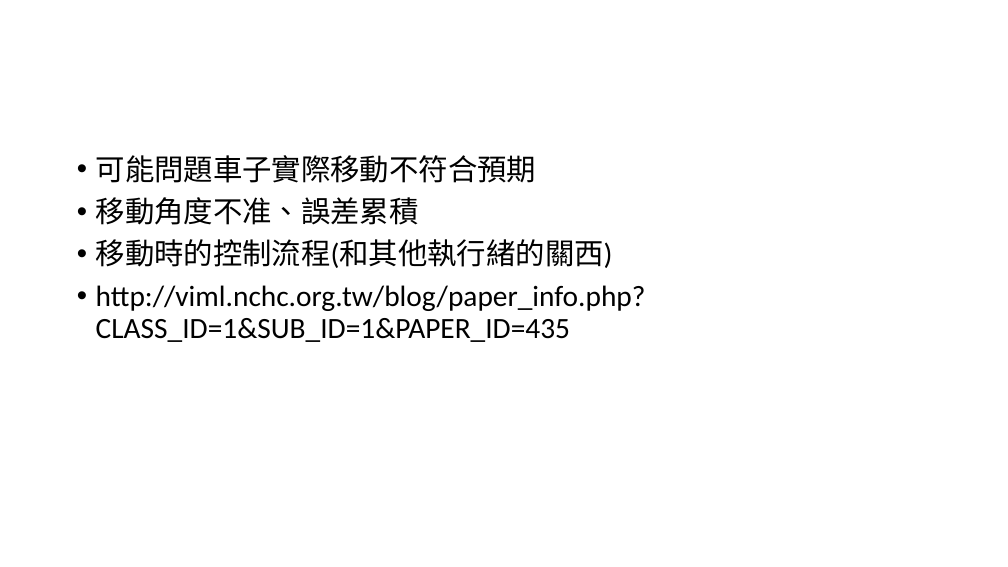
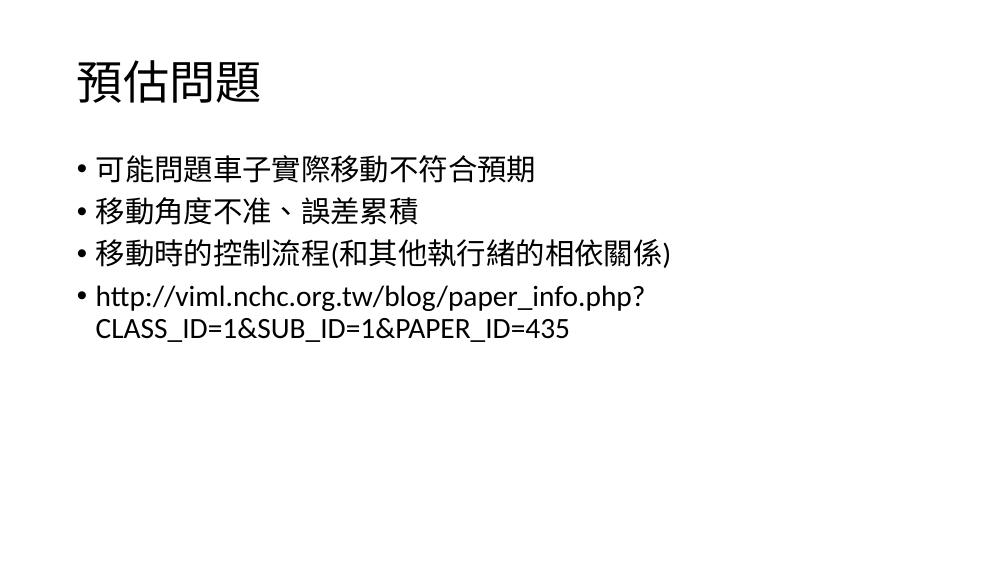
Before and after one commit to mskhrk/nttu_smartCar, a slide deck: slide 19 of document/運作流程圖.pptx (slide 17 before the commit). Drawn at 1008x567 pixels with LibreOffice and Linux fonts; fonts in the diff are those of the drawing. Boxes give left, top, right and bottom in pixels: in the first picture for what was removed or moved away, otherwise in the second. Text is boxed around its words. In the diff, an @@ line names an element or a change of style, - is before the commit and + after.

```diff
--- a/document/運作流程圖.pptx
+++ b/document/運作流程圖.pptx
@@ title added at (77, 60, 262, 103), 44 pt, text #000000 @@
+預估問題
@@ text at (96, 239, 672, 268): text changed @@
-• 移動時的控制流程(和其他執行緒的關西)
+• 移動時的控制流程(和其他執行緒的相依關係)
```
Also in this commit, not shown: 9 other slides changed, 4 slides added, 2 slides removed, 3 other files.
